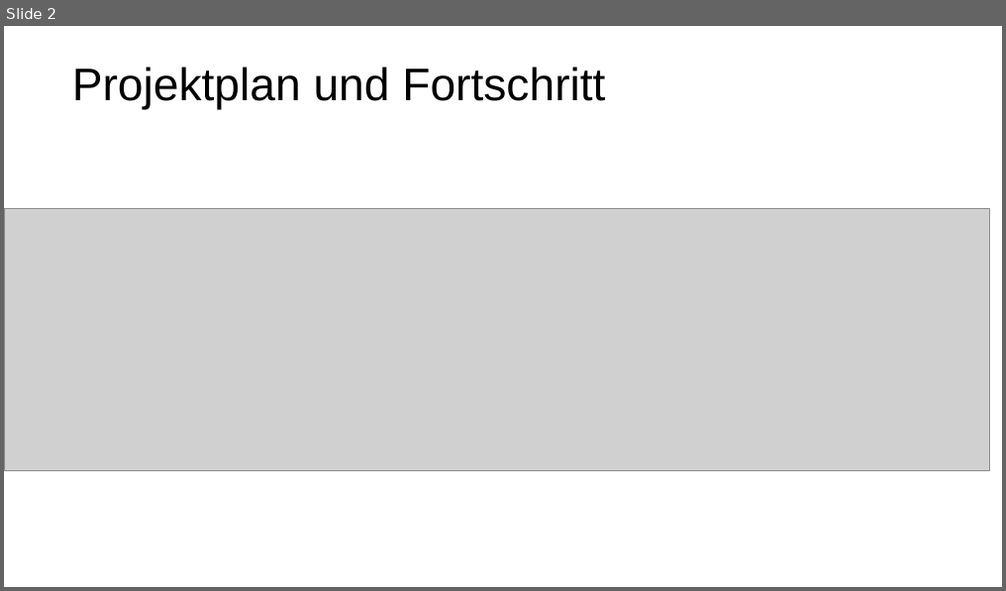
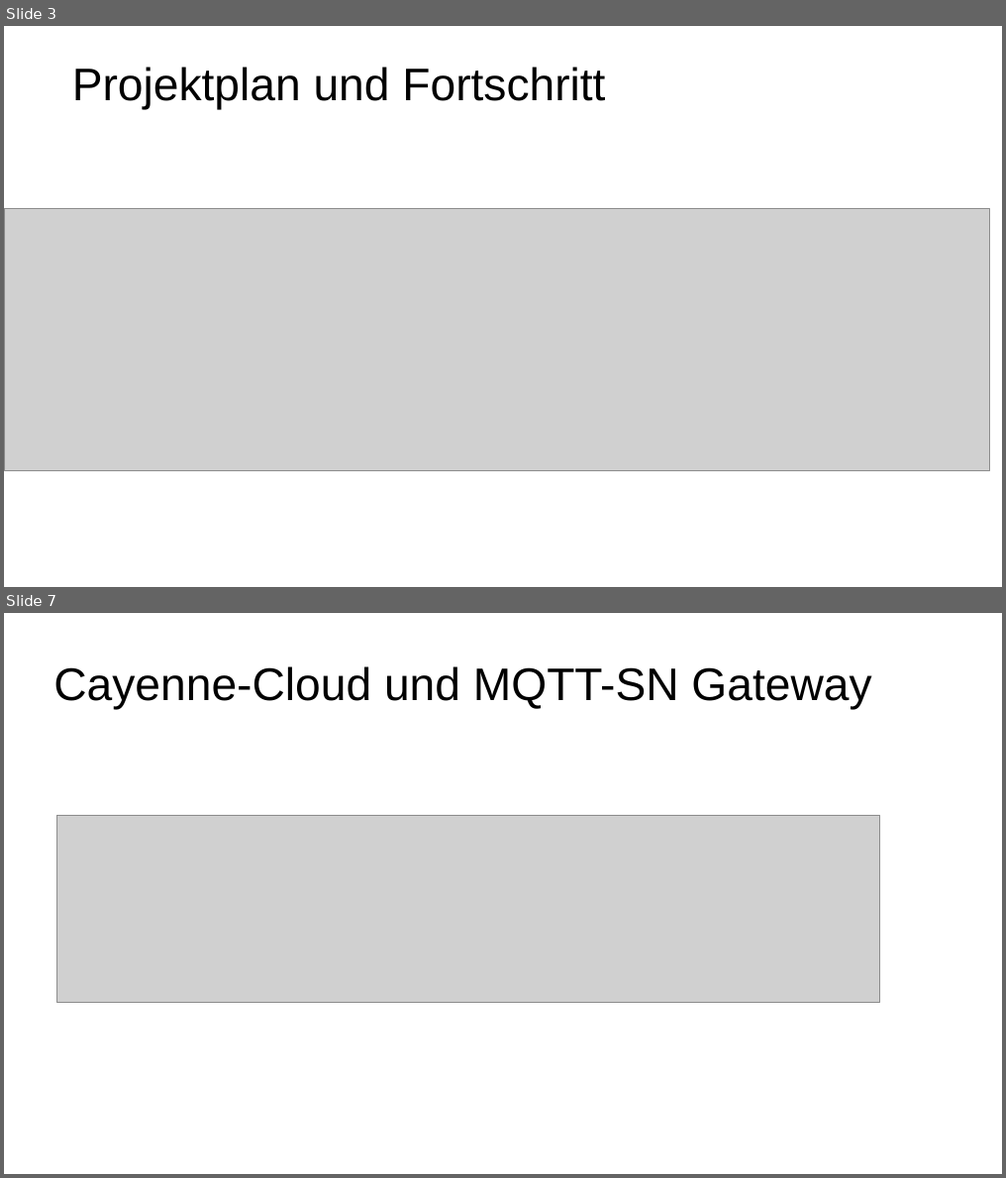
Before and after one commit to smartuni/SmartHumanDetection, a slide deck: Doku/Smart Human Detection Zwischenstand.pptx. Shown one above the other, each under a label of ours: slide 2 before the commit, slides 3 and 7 after it; the slides between them are not shown. The pictures are 1006x591 and 1006x1178 pixels, drawn with LibreOffice and Linux fonts; fonts in the diff are those of the drawing; grey boxes stand for pictures. Boxes give left, top, right and bottom in pixels: in the first picture for what was removed or moved away, otherwise in the second. Text is boxed around its words. In the diff, an @@ line names an element or a change of style, - is before the commit and + after.

```diff
--- a/Doku/Smart Human Detection Zwischenstand.pptx
+++ b/Doku/Smart Human Detection Zwischenstand.pptx
@@ slide 7 added at (x1=4, y1=613, x2=1002, y2=1174), background #FFFFFF @@
@@ text added at (x1=54, y1=666, x2=871, y2=710), 44 pt, text #000000 @@
+Cayenne-Cloud und MQTT-SN Gateway
@@ picture added at (x1=57, y1=815, x2=880, y2=1002) @@
@@ what was slide 2 is now slide 3 @@
```
Also in this commit, not shown: 1 slide changed, 2 other slides added.
